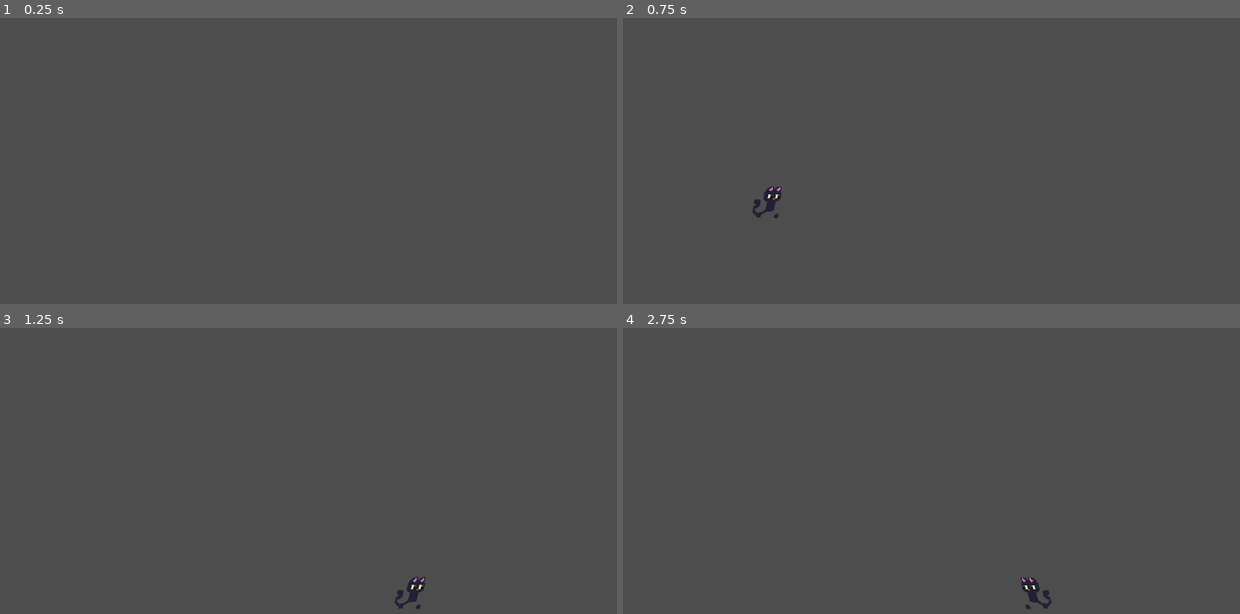
Above: before the commit, frames 1-4 (two rows, left to right).
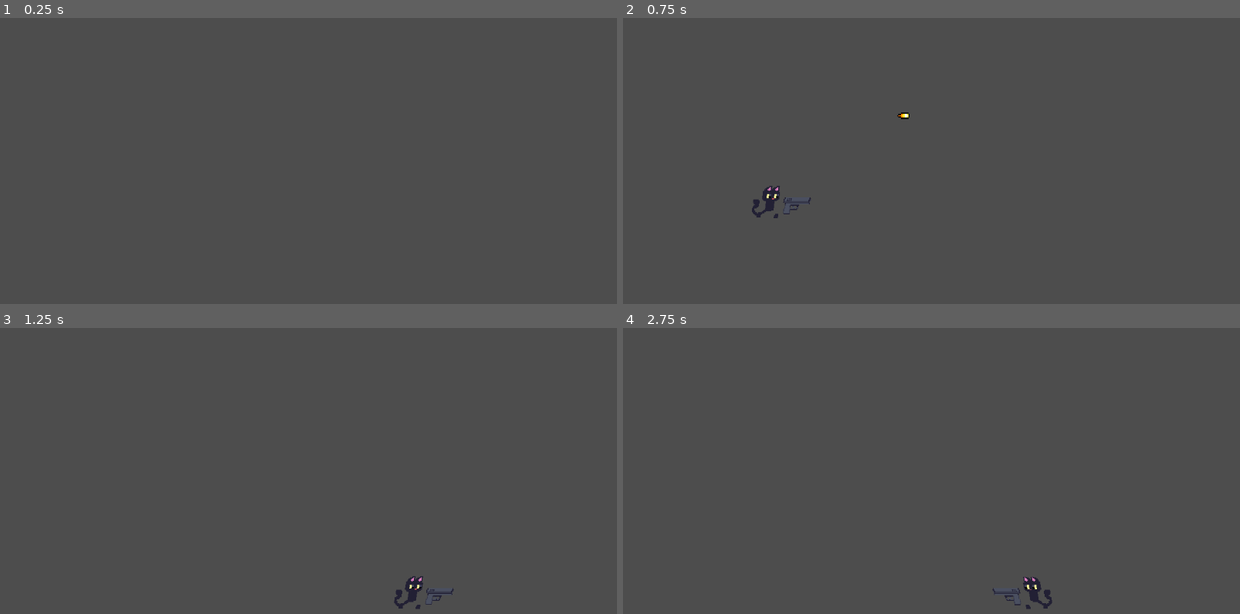
Above: after the commit, the same moments.

Repository: helionlf/gameJam
Game: Godot game, scene res://animacoes/world.tscn
Two runs of this game, one before a commit and one after it. Both use one fixed random seed, a clock stepped at 60 frames per second and the inputs below.
Inputs (mouse positions are in pixels of both pictures, inside the frame that each line leads up to):
- Up to frame 1 (0.25 s): no input
- Up to frame 2 (0.75 s): tap Enter (ui_accept) at 0.5 s; move the mouse to (1067, 123) at 0.52 s; hold Right (ui_right) from 0.53 s (still down); click (1067, 123) at 0.6 s
- Up to frame 3 (1.25 s): keep holding Right (ui_right); tap Enter (ui_accept) at 0.77 s
- Up to frame 4 (2.75 s): move the mouse to (808, 468) at 1.27 s; click (808, 468) at 1.35 s; tap Enter (ui_accept) at 1.52 s; move the mouse to (993, 376) at 2.02 s; release Right (ui_right) at 2.03 s; hold Left (ui_left) from 2.03 s (still down); click (993, 376) at 2.1 s

Frame 1 is identical in both runs. In frame 2, 0.2% of the frame differs, in the area x 20-47%, y 32-70%; in frame 3, 0.2%, in the area x 63-74%, y 86-98%; in frame 4, 0.2%.

Commit message:
Blaalbdad

Diff:
--- a/game-jam+/Gun.tscn
+++ b/game-jam+/Gun.tscn
@@ -1,7 +1,7 @@
-[gd_scene load_steps=7 format=3 uid="uid://cmygejn4ose5o"]
+[gd_scene load_steps=7 format=3 uid="uid://b1yyb3i2k0j7c"]
 
-[ext_resource type="Script" uid="uid://ddfmgitgqe3mp" path="res://gun.gd" id="1_fry05"]
-[ext_resource type="Texture2D" uid="uid://gwiks5t13y47" path="res://Teste/Sprites/pistol-Sheet.png" id="2_fry05"]
+[ext_resource type="Script" path="res://gun.gd" id="1_fry05"]
+[ext_resource type="Texture2D" uid="uid://gwiks5t13y47" path="res://Sprites/pistol-Sheet.png" id="2_fry05"]
 
 [sub_resource type="AtlasTexture" id="AtlasTexture_7c1qe"]
 atlas = ExtResource("2_fry05")
@@ -37,13 +37,13 @@
 
 [node name="AnimatedSprite2D" type="AnimatedSprite2D" parent="."]
 texture_filter = 1
+position = Vector2(5.2772403, -3.224979)
+scale = Vector2(0.7977293, 0.79772925)
 sprite_frames = SubResource("SpriteFrames_s2wow")
 animation = &"Atirando"
 frame = 1
 frame_progress = 1.0
 
 [node name="Marker2D" type="Marker2D" parent="."]
-position = Vector2(21, -7)
-
-[node name="Camera2D" type="Camera2D" parent="."]
-zoom = Vector2(8, 8)
+position = Vector2(21, -9)
+scale = Vector2(0.7363713, 0.7363713)
--- a/game-jam+/animacoes/gatito.tscn
+++ b/game-jam+/animacoes/gatito.tscn
@@ -1,8 +1,9 @@
-[gd_scene load_steps=9 format=3 uid="uid://c50csqfl0555i"]
+[gd_scene load_steps=10 format=3 uid="uid://c50csqfl0555i"]
 
-[ext_resource type="Script" uid="uid://c2gn6dpp8j7e3" path="res://animacoes/gatito.gd" id="1_ams5u"]
+[ext_resource type="Script" path="res://animacoes/gatito.gd" id="1_ams5u"]
 [ext_resource type="Texture2D" uid="uid://ce2xa7wla1bht" path="res://animacoes/gatito.png" id="1_xqcia"]
 [ext_resource type="Texture2D" uid="uid://bkfmg3on06p5i" path="res://animacoes/paw.png" id="2_ams5u"]
+[ext_resource type="PackedScene" uid="uid://b1yyb3i2k0j7c" path="res://Gun.tscn" id="4_1mabb"]
 
 [sub_resource type="RectangleShape2D" id="RectangleShape2D_1mabb"]
 size = Vector2(16, 26)
@@ -21,8 +22,47 @@
 	verticaltween.tween_property(self, \"scale:y\", 1, 0.4)
 
 func incline(x):
-	skew = x/2000.0
+	skew = x/3000.0
 "
+
+[sub_resource type="Animation" id="Animation_6emt3"]
+length = 0.001
+tracks/0/type = "value"
+tracks/0/imported = false
+tracks/0/enabled = true
+tracks/0/path = NodePath("Paw:position")
+tracks/0/interp = 1
+tracks/0/loop_wrap = true
+tracks/0/keys = {
+"times": PackedFloat32Array(0),
+"transitions": PackedFloat32Array(1),
+"update": 0,
+"values": [Vector2(4, -1.5)]
+}
+tracks/1/type = "value"
+tracks/1/imported = false
+tracks/1/enabled = true
+tracks/1/path = NodePath("Paw2:position")
+tracks/1/interp = 1
+tracks/1/loop_wrap = true
+tracks/1/keys = {
+"times": PackedFloat32Array(0),
+"transitions": PackedFloat32Array(1),
+"update": 0,
+"values": [Vector2(-2, -1.5)]
+}
+tracks/2/type = "value"
+tracks/2/imported = false
+tracks/2/enabled = true
+tracks/2/path = NodePath("body:scale")
+tracks/2/interp = 1
+tracks/2/loop_wrap = true
+tracks/2/keys = {
+"times": PackedFloat32Array(0),
+"transitions": PackedFloat32Array(1),
+"update": 0,
+"values": [Vector2(1, 1)]
+}
 
 [sub_resource type="Animation" id="Animation_ams5u"]
 resource_name = "run"
@@ -65,45 +105,6 @@
 "values": [Vector2(1, 1), Vector2(1, 0.9), Vector2(1, 1), Vector2(1, 0.9)]
 }
 
-[sub_resource type="Animation" id="Animation_6emt3"]
-length = 0.001
-tracks/0/type = "value"
-tracks/0/imported = false
-tracks/0/enabled = true
-tracks/0/path = NodePath("Paw:position")
-tracks/0/interp = 1
-tracks/0/loop_wrap = true
-tracks/0/keys = {
-"times": PackedFloat32Array(0),
-"transitions": PackedFloat32Array(1),
-"update": 0,
-"values": [Vector2(4, -1.5)]
-}
-tracks/1/type = "value"
-tracks/1/imported = false
-tracks/1/enabled = true
-tracks/1/path = NodePath("Paw2:position")
-tracks/1/interp = 1
-tracks/1/loop_wrap = true
-tracks/1/keys = {
-"times": PackedFloat32Array(0),
-"transitions": PackedFloat32Array(1),
-"update": 0,
-"values": [Vector2(-2, -1.5)]
-}
-tracks/2/type = "value"
-tracks/2/imported = false
-tracks/2/enabled = true
-tracks/2/path = NodePath("body:scale")
-tracks/2/interp = 1
-tracks/2/loop_wrap = true
-tracks/2/keys = {
-"times": PackedFloat32Array(0),
-"transitions": PackedFloat32Array(1),
-"update": 0,
-"values": [Vector2(1, 1)]
-}
-
 [sub_resource type="AnimationLibrary" id="AnimationLibrary_fm06d"]
 _data = {
 &"RESET": SubResource("Animation_6emt3"),
@@ -137,3 +138,6 @@
 [node name="Paw2" type="Sprite2D" parent="anim control"]
 position = Vector2(-2, -1.5)
 texture = ExtResource("2_ams5u")
+
+[node name="Gun" parent="anim control" instance=ExtResource("4_1mabb")]
+position = Vector2(20, -8)
--- a/game-jam+/projetil.gd
+++ b/game-jam+/projetil.gd
@@ -1,7 +1,7 @@
 
 extends Area2D
 
-var velocidade = 500
+var velocidade = 1000
 
 func _process(delta):
 	position.x += velocidade * delta
--- a/game-jam+/projetil.tscn
+++ b/game-jam+/projetil.tscn
@@ -1,10 +1,10 @@
 [gd_scene load_steps=6 format=3 uid="uid://bt1bb6r4ls5me"]
 
-[ext_resource type="Script" path="res://projetil.gd" id="1_e138m"]
-[ext_resource type="Texture2D" uid="uid://b8wuyu0gbql62" path="res://Teste/Sprites/projetil.png" id="2_e138m"]
+[ext_resource type="Script" uid="uid://mrxnlnfu70p0" path="res://projetil.gd" id="1_e138m"]
+[ext_resource type="Texture2D" uid="uid://b8wuyu0gbql62" path="res://Sprites/projetil.png" id="2_e138m"]
 
 [sub_resource type="RectangleShape2D" id="RectangleShape2D_4dvx7"]
-size = Vector2(7, 4)
+size = Vector2(11, 6)
 
 [sub_resource type="AtlasTexture" id="AtlasTexture_d76vc"]
 atlas = ExtResource("2_e138m")
@@ -25,11 +25,11 @@
 script = ExtResource("1_e138m")
 
 [node name="CollisionShape2D" type="CollisionShape2D" parent="."]
-position = Vector2(0.5, -1)
+position = Vector2(2.5, -2)
 shape = SubResource("RectangleShape2D_4dvx7")
 
 [node name="AnimatedSprite2D" type="AnimatedSprite2D" parent="."]
 texture_filter = 1
-position = Vector2(-1.1920929e-07, -1)
-scale = Vector2(0.7, 0.7)
+position = Vector2(2.2499995, -2.125)
+scale = Vector2(1.1499999, 1.1499999)
 sprite_frames = SubResource("SpriteFrames_d76vc")
Renamed: game-jam+/Teste/Sprites/1px All.png -> game-jam+/Sprites/1px All.png
Not shown, changed: game-jam+/Sprites/1px All.png.import
Renamed: game-jam+/Teste/Sprites/Projectile.png -> game-jam+/Sprites/Projectile.png
Not shown, changed: game-jam+/Sprites/Projectile.png.import
Renamed: game-jam+/Teste/Sprites/pistol-Sheet.png -> game-jam+/Sprites/pistol-Sheet.png
Not shown, changed: game-jam+/Sprites/pistol-Sheet.png.import
Renamed: game-jam+/Teste/Sprites/projetil.png -> game-jam+/Sprites/projetil.png
Not shown, changed: game-jam+/Sprites/projetil.png.import
